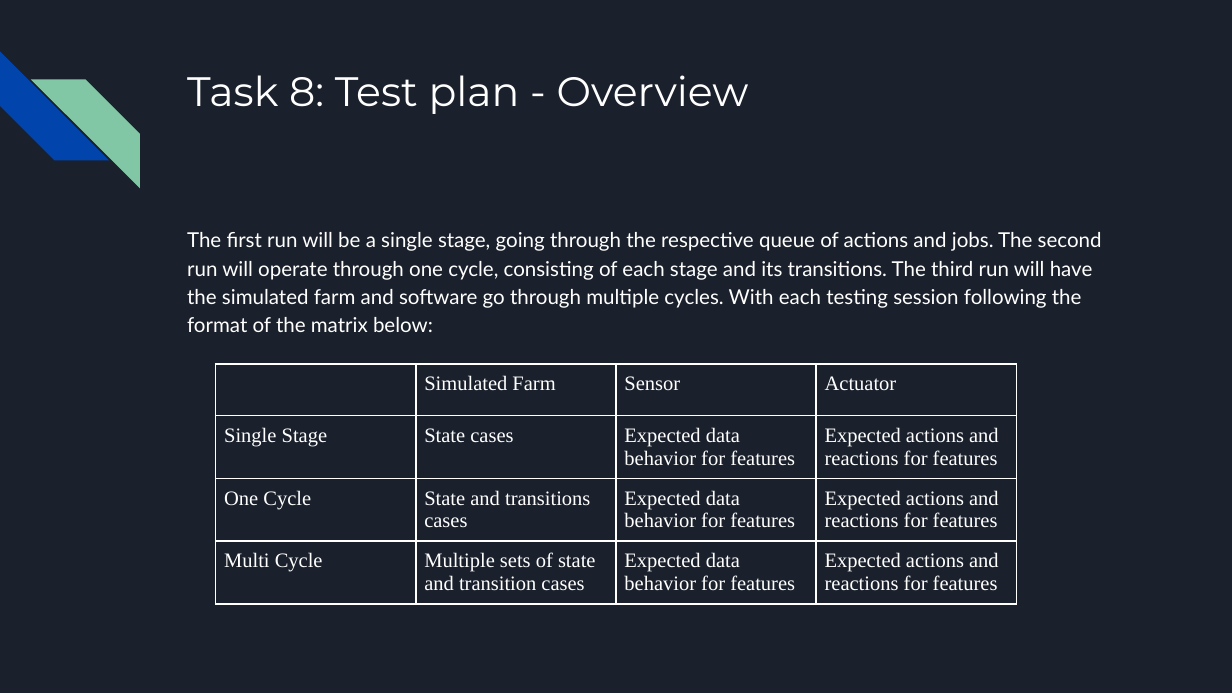
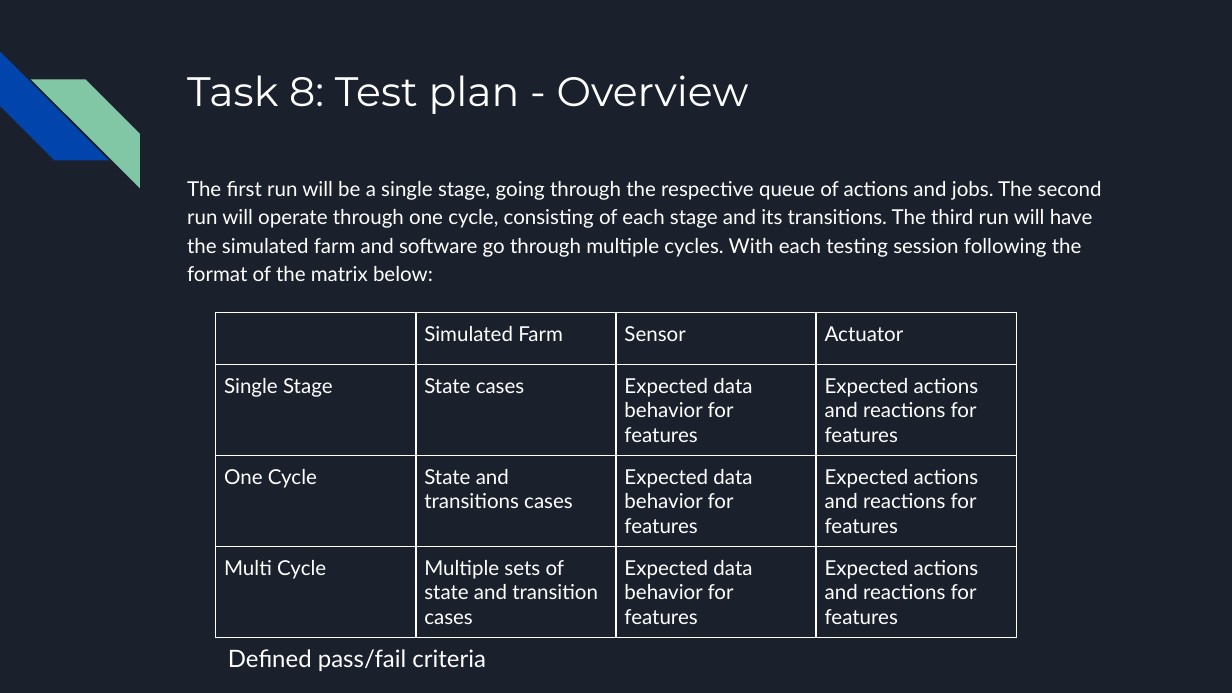
Before and after one commit to killsap/automated-multi-cycle-farming-in-space-website, a slide deck: slide 14 of docs/Milestone1Presentation.pptx (slide 10 before the commit). Drawn at 1232x693 pixels with LibreOffice and Linux fonts; fonts in the diff are those of the drawing. Boxes give left, top, right and bottom in pixels: in the first picture for what was removed or moved away, otherwise in the second. Text is boxed around its words. In the diff, an @@ line names an element or a change of style, - is before the commit and + after.

```diff
--- a/docs/Milestone1Presentation.pptx
+++ b/docs/Milestone1Presentation.pptx
@@ text "The first run will be ...": place and size @@
-text "The first run will be ..." at box(187, 232, 1102, 332)
+text "The first run will be ..." at box(187, 181, 1102, 281)
@@ table at box(216, 313, 1014, 693) @@
@@ font Times New Roman to Lato @@
@@ table: place and size @@
-table at box(216, 363, 1014, 693)
+table at box(216, 313, 1014, 693)
@@ text added at box(228, 649, 486, 671), 14 pt, text #FFFFFF @@
+Defined pass/fail criteria
```
Also in this commit, not shown: 5 other slides changed, 7 slides added, 1 slide removed.
